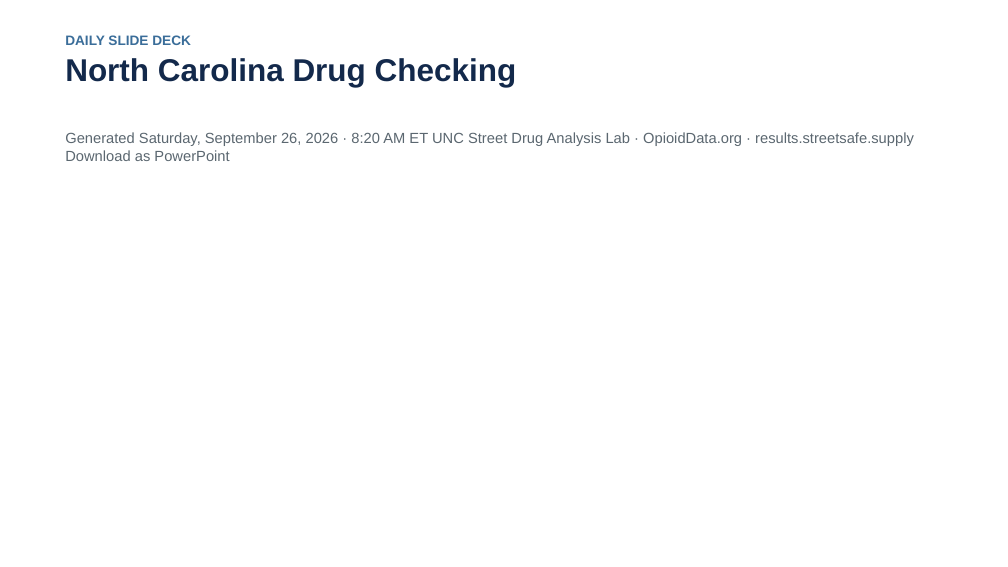
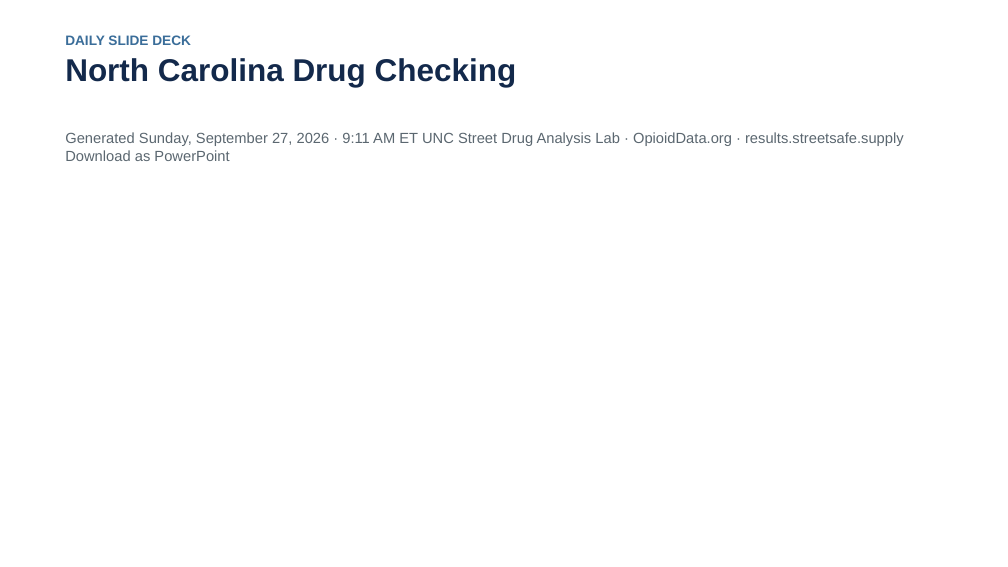
Before and after one commit to opioiddatalab/ncslides, a slide deck: slide 1 of docs/nc-drug-checking-latest.pptx. Drawn at 1008x567 pixels with LibreOffice and Linux fonts; fonts in the diff are those of the drawing. Boxes give left, top, right and bottom in pixels: in the first picture for what was removed or moved away, otherwise in the second. Text is boxed around its words. In the diff, an @@ line names an element or a change of style, - is before the commit and + after.

```diff
--- a/docs/nc-drug-checking-latest.pptx
+++ b/docs/nc-drug-checking-latest.pptx
@@ text at [65, 132, 904, 161]: text changed @@
-Generated Saturday, September 26, 2026 · 8:20 AM ET UNC Street Drug Analysis Lab · OpioidData.org · results.streetsafe.supply Download as PowerPoint
+Generated Sunday, September 27, 2026 · 9:11 AM ET UNC Street Drug Analysis Lab · OpioidData.org · results.streetsafe.supply Download as PowerPoint
```
Also in this commit, not shown: 5 other slides changed, 3 other files.
